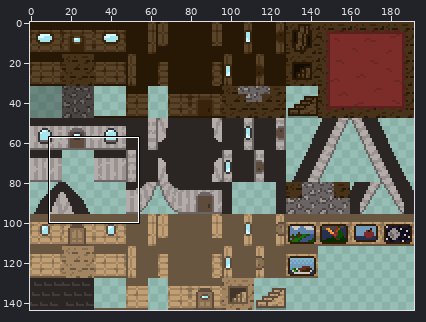
Two versions of one sprite sheet, graphics/terrain/house_interior.png. The picture above shows the old version from afar; the outline marks the close-up.
Close-up. Earlier state:
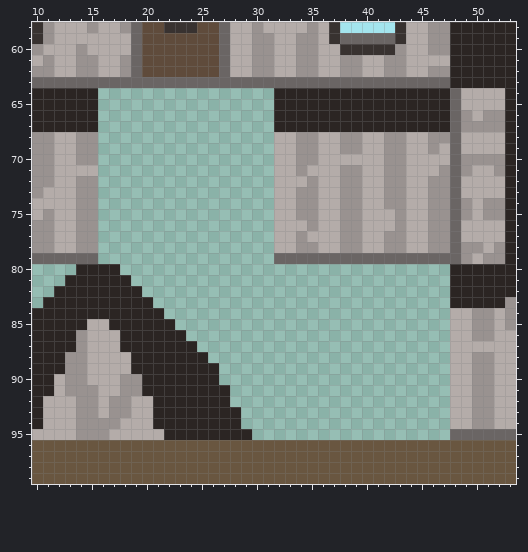
The file is 192x144 pixels. Colours within 5 levels of each other are drawn and written as one. Shown: x 10..53, y 58..99.
New version:
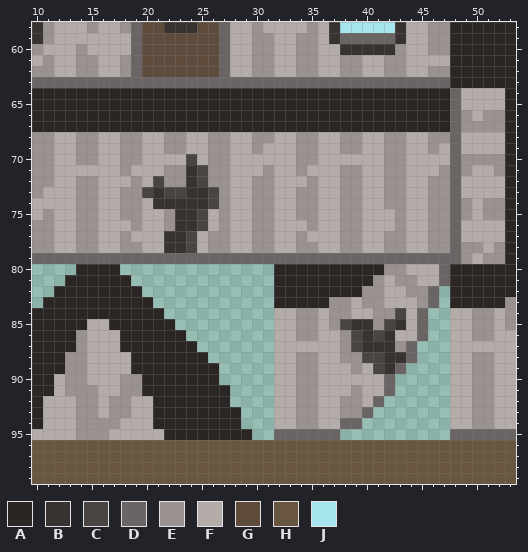
Palette (. is transparent): A #2b2523  B #383230  C #4a4543  D #6a6564  E #999290  F #b4aca9  G #5f4b3b  H #695640  J #a4e5ee
The exact change:
y 64..67: x 16..31 ................ -> AAAAAAAAAAAAAAAA
y 68: x 16..31 ................ -> FFEEFFEEFFEEFFEE
y 69: x 16..31 ................ -> FFEEFFEEFFEEFFEF
y 70: x 16..31 ................ -> FFEEFFFFCFEEFFFF
y 71: x 16..31 ................ -> FFEFFFEEBCEEFFFE
y 72: x 16..31 ................ -> FFFEFCEEBCEEFFEE
y 73: x 16..31 ................ -> FFEECBCCBBCEFFEE
y 74: x 16..31 ................ -> FFEEFBBBBBCEFFEE
y 75: x 16..31 ................ -> FFEEFFEBBCFEFFEE
y 76: x 16..31 ................ -> FFFEFFEBBCFEFFEE
y 77: x 16..31 ................ -> FFEFFFBBCFEEFFEE
y 78: x 16..31 ................ -> FFEEFFBBCFEEFFEE
y 79: x 16..31 ................ -> DDDDDDDDDDDDDDDD
y 80: x 32..47 ................ -> AAAAAAAAAAEEFFFD
y 81: x 32..47 ................ -> AAAAAAAAAEFEEFFD
y 82: x 32..46 ............... -> AAAAAAAAEEFFEED
y 83: x 32..46 ............... -> AAAAAEEFEEFFFED
y 84: x 32..45 .............. -> FFEEFEEFFEECFD
y 85: x 32..45 .............. -> FFEEFECBBECBFD
y 86: x 32..45 .............. -> FFEEFFECBCBFFD
y 87: x 32..44 ............. -> FFFFFFECBBBED
y 88: x 32..44 ............. -> FFEEFFEECCBBD
y 89: x 32..43 ............ -> FFEEFFFEFCBD
y 90: x 32..42 ........... -> FFEEFFFFFFD
y 91: x 32..42 ........... -> FFEEFFFEFFD
y 92: x 32..41 .......... -> FFEEFFEEFD
y 93: x 32..40 ......... -> FFEEFFEED
y 94: x 32..39 ........ -> FFEEFFDD
y 95: x 32..37 ...... -> DDDDDD
